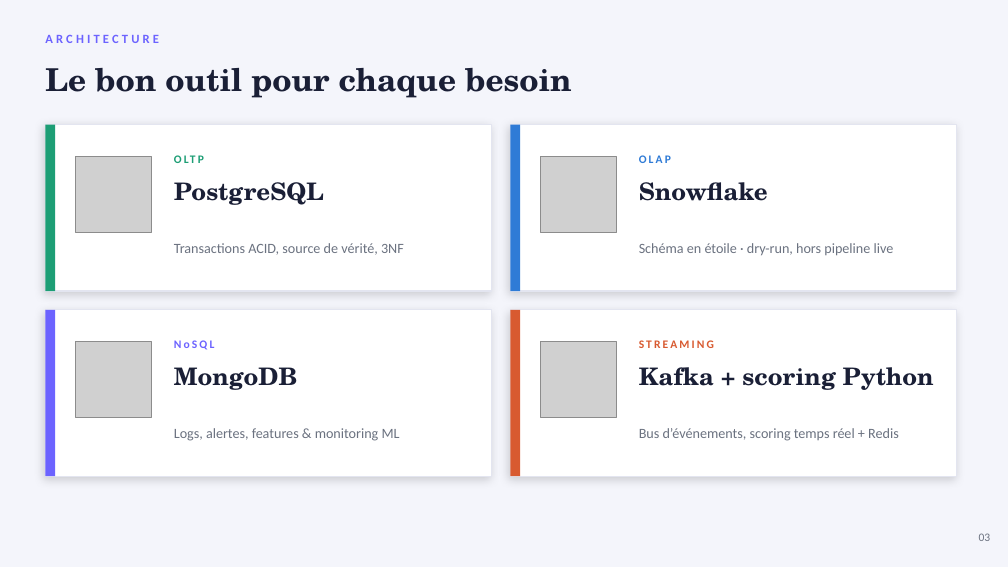
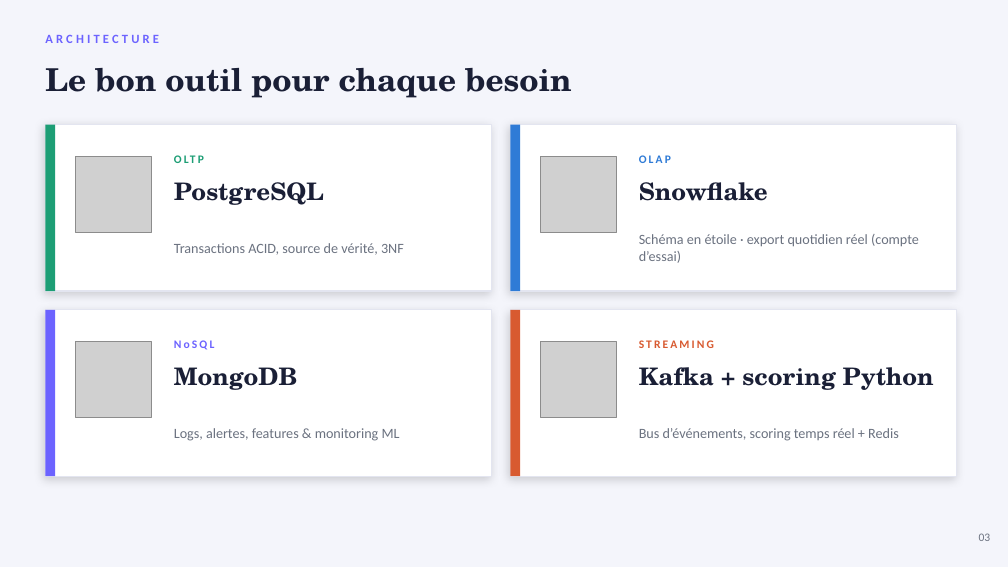
Before and after one commit to PDUCLOS/BLOC2-STRIPE, a slide deck: slide 3 of presentation/stripe_presentation_bloc2.pptx. Drawn at 1008x567 pixels with LibreOffice and Linux fonts; fonts in the diff are those of the drawing; grey boxes stand for pictures. Boxes give left, top, right and bottom in pixels: in the first picture for what was removed or moved away, otherwise in the second. Text is boxed around its words. In the diff, an @@ line names an element or a change of style, - is before the commit and + after.

```diff
--- a/presentation/stripe_presentation_bloc2.pptx
+++ b/presentation/stripe_presentation_bloc2.pptx
@@ text at (x1=639, y1=234, x2=919, y2=263): text changed @@
-Schéma en étoile · dry-run, hors pipeline live
+Schéma en étoile · export quotidien réel (compte d’essai)
```
Also in this commit, not shown: 2 other slides changed, 21 other files.
